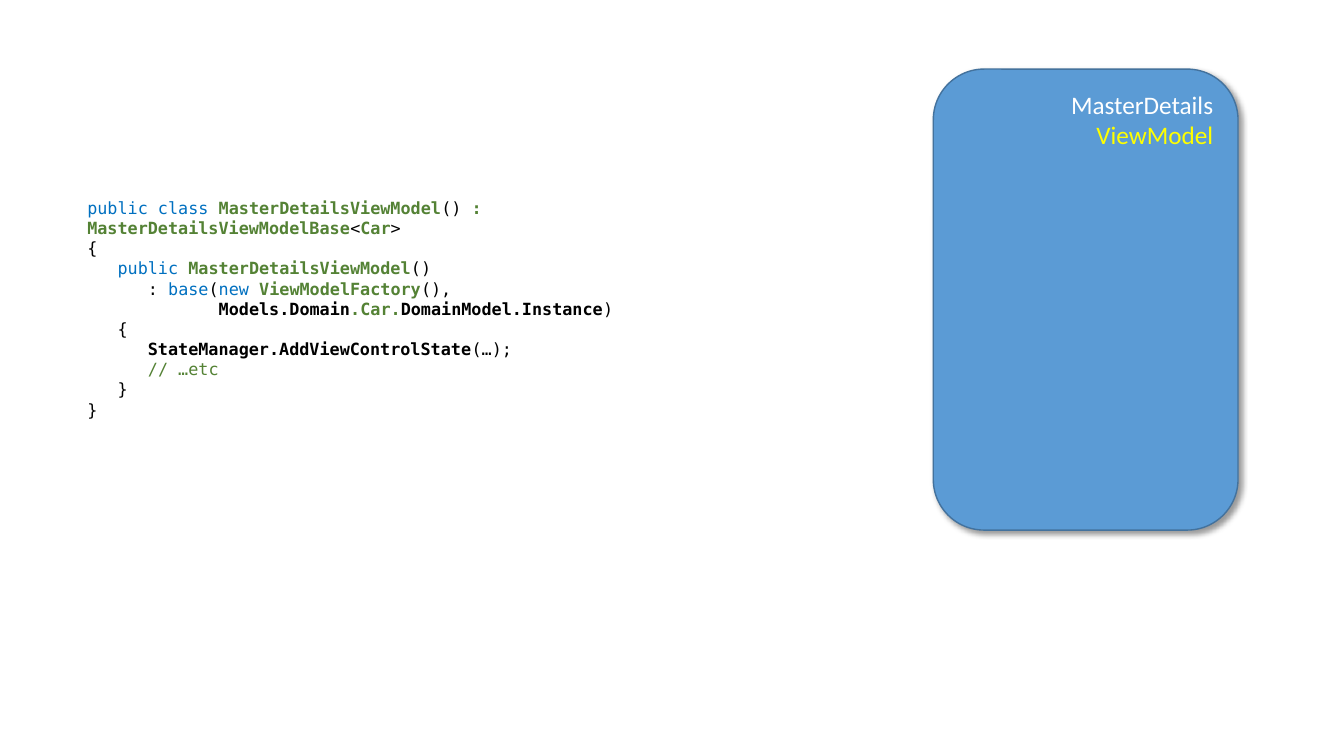
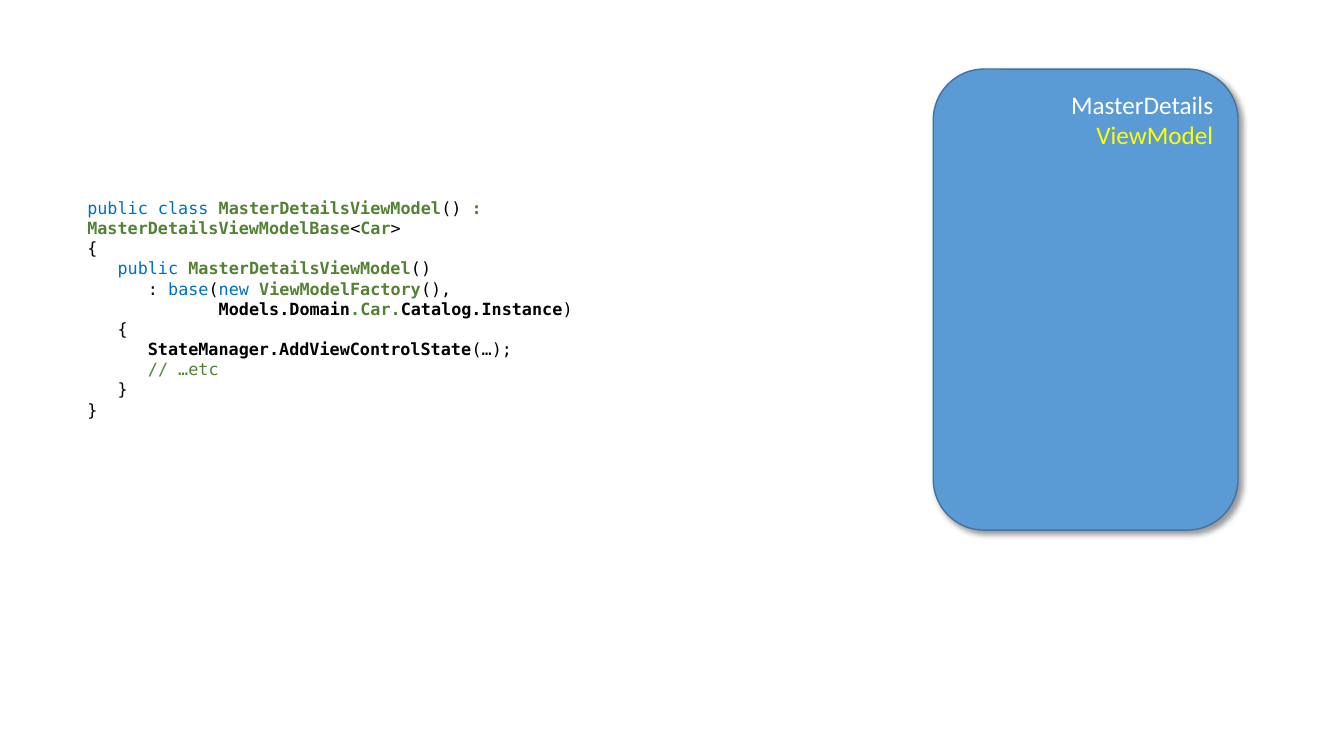
Before and after one commit to perl-easj/MVVMStarter, a slide deck: slide 41 of MVVMStarter/Presentation/MVVMStarter Oversigt.pptx (slide 40 before the commit). Drawn at 1344x756 pixels with LibreOffice and Linux fonts; fonts in the diff are those of the drawing. Boxes give left, top, right and bottom in pixels: in the first picture for what was removed or moved away, otherwise in the second. Text is boxed around its words. In the diff, an @@ line names an element or a change of style, - is before the commit and + after.

Commit message:
Updated DomainModel->Catalog, added section on Filters

```diff
--- a/MVVMStarter/Presentation/MVVMStarter Oversigt.pptx
+++ b/MVVMStarter/Presentation/MVVMStarter Oversigt.pptx
@@ text at <box>219,302,573,319</box>: text changed @@
-Models.Domain.Car.DomainModel.Instance)
+Models.Domain.Car.Catalog.Instance)
```
Also in this commit, not shown: 16 other slides changed, 6 slides added.
